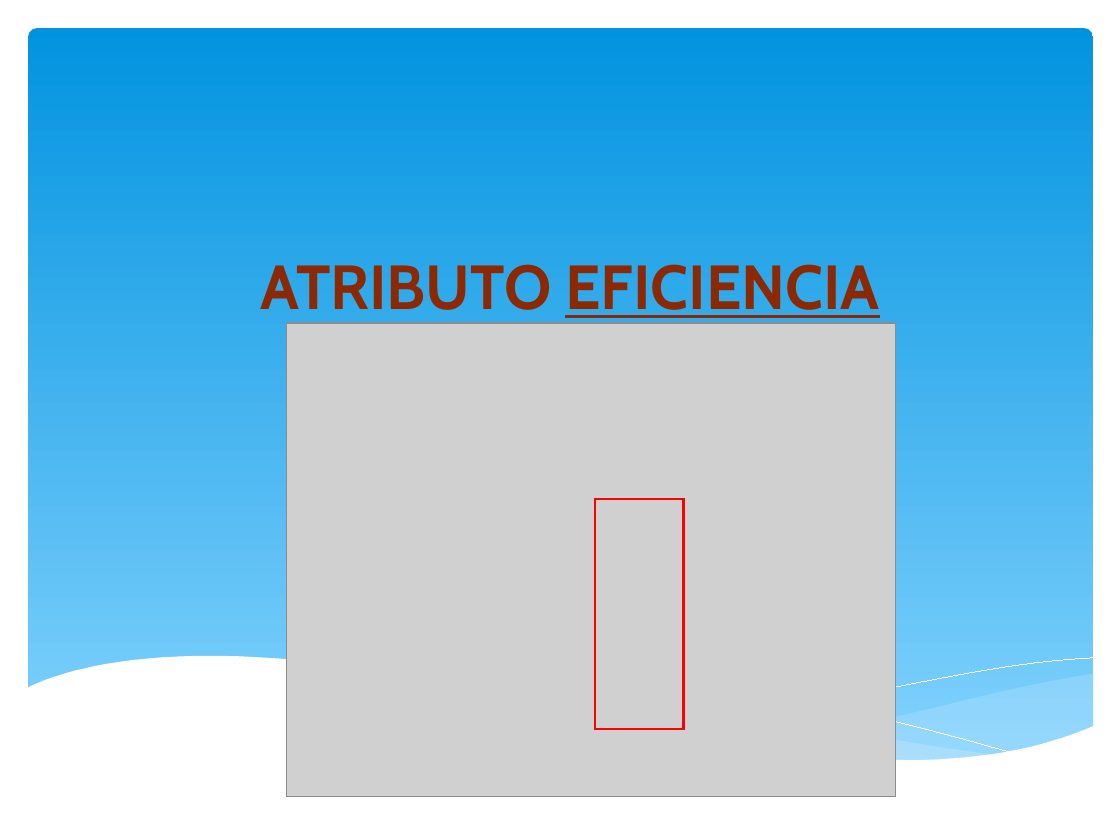
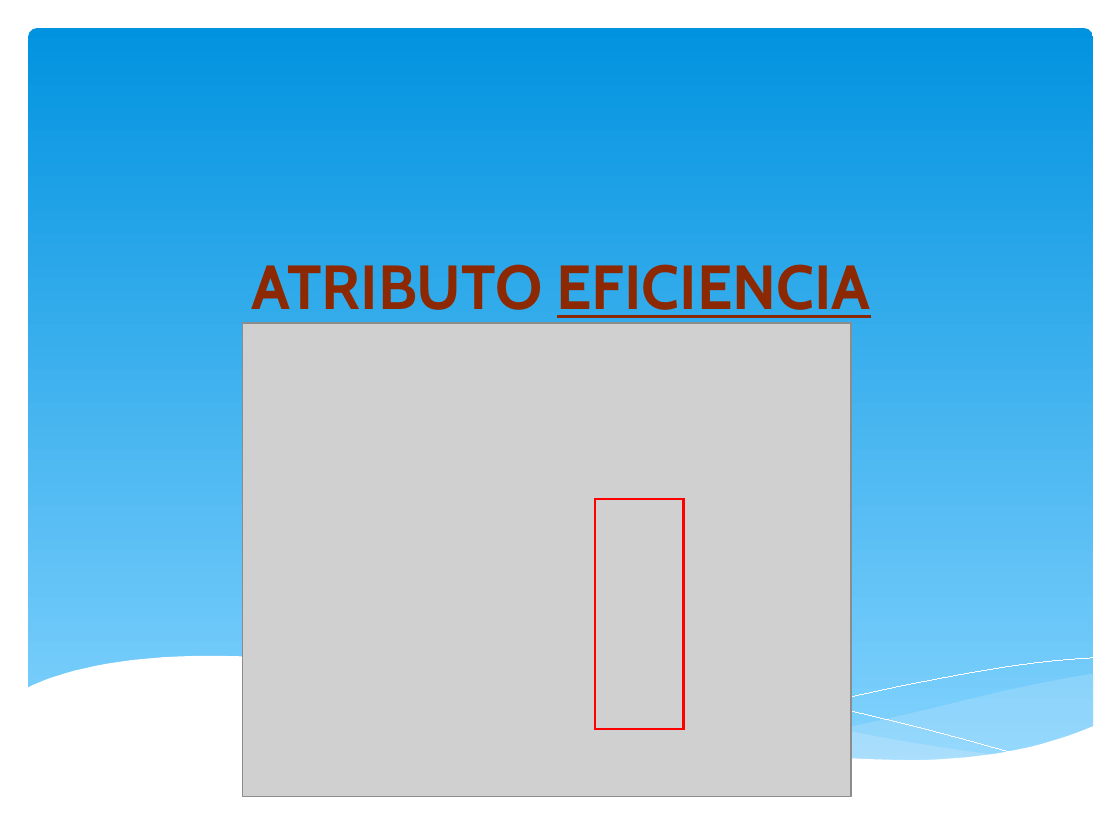
Before and after one commit to orlysemperfi/tp3-contratos-clientes, a slide deck: slide 10 of ITERACION 5/SUB ITERACION 4/PPT TP3 PRES04.pptx. Drawn at 1120x840 pixels with LibreOffice and Linux fonts; fonts in the diff are those of the drawing; grey boxes stand for pictures. Boxes give left, top, right and bottom in pixels: in the first picture for what was removed or moved away, otherwise in the second. Text is boxed around its words. In the diff, an @@ line names an element or a change of style, - is before the commit and + after.

```diff
--- a/ITERACION 5/SUB ITERACION 4/PPT TP3 PRES04.pptx
+++ b/ITERACION 5/SUB ITERACION 4/PPT TP3 PRES04.pptx
@@ title "ATRIBUTO EFICIENCIA": place and size @@
-title "ATRIBUTO EFICIENCIA" at (261,264,879,324)
+title "ATRIBUTO EFICIENCIA" at (252,264,871,324)
@@ picture: place and size @@
-picture at (287,323,895,796)
+picture at (243,323,851,796)
```
Also in this commit, not shown: 11 other slides changed, 1 slide added, 1 slide removed.
